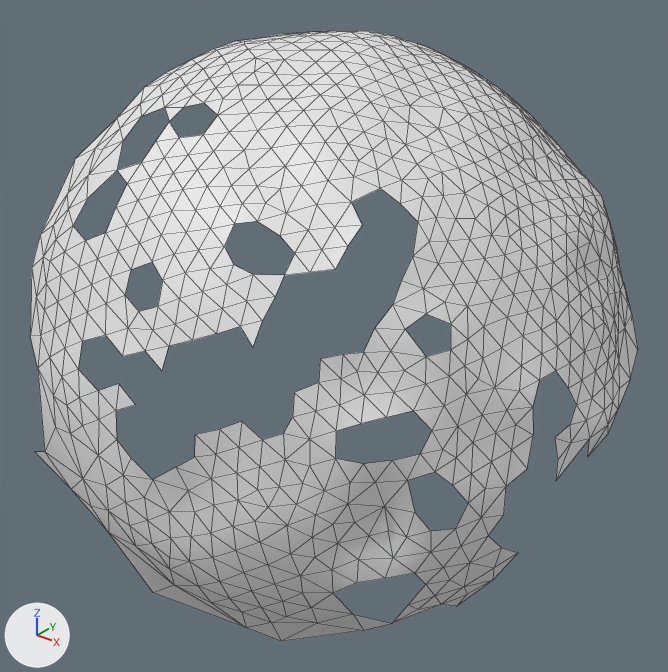
An edit to the OBJ model res/final/onecam_fullvolume/04/cleanedup/FullVolium.000295.obj, drawn before and after from the same camera.
Camera for both pictures: a 50 mm camera at (53.6, -27.4, 302.9) aimed at (-73.2, 131.0, 204.7). The axes (+X, +Y, +Z) are drawn at lower left. The lights are the same throughout. Mesh edges are drawn as thin lines. Where no turn or scale is listed for an object, it has been applied to the vertices.

Names of what the first picture shows: 'FullVolium.000295'.
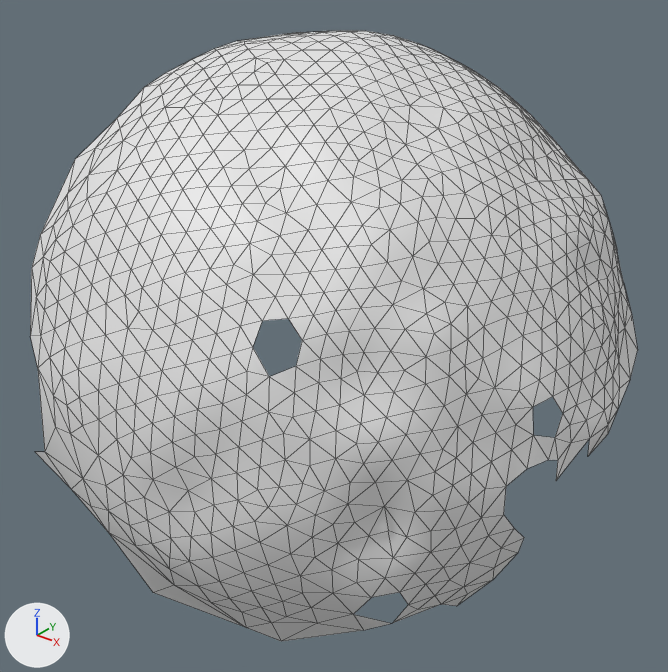
Boxes (x1, y1, x2, y2) around the edits, measured in the pictures (668 x 672 px):
part 1 of me_fullvolium_000295, added
    after: (73, 103, 576, 614)

The edits, one by one:
me_fullvolium_000295 is used by ob_fullvolium_000295; location (0.0, 0.0, 0.0).
me_fullvolium_000295 had 715 vertices, 1282 faces and spanned x -123.4..-8.7, y 67.8..213.9, z 149.7..272.7.
me_fullvolium_000295 now has 773 vertices, 1484 faces and spans x -123.4..-8.7, y 67.8..213.9, z 149.7..272.7.
Part 1, on me_fullvolium_000295:
58 vertices are added at x -98.7..-11.4, y 69.3..127.6, z 172.1..260.8.
202 new faces join them.
